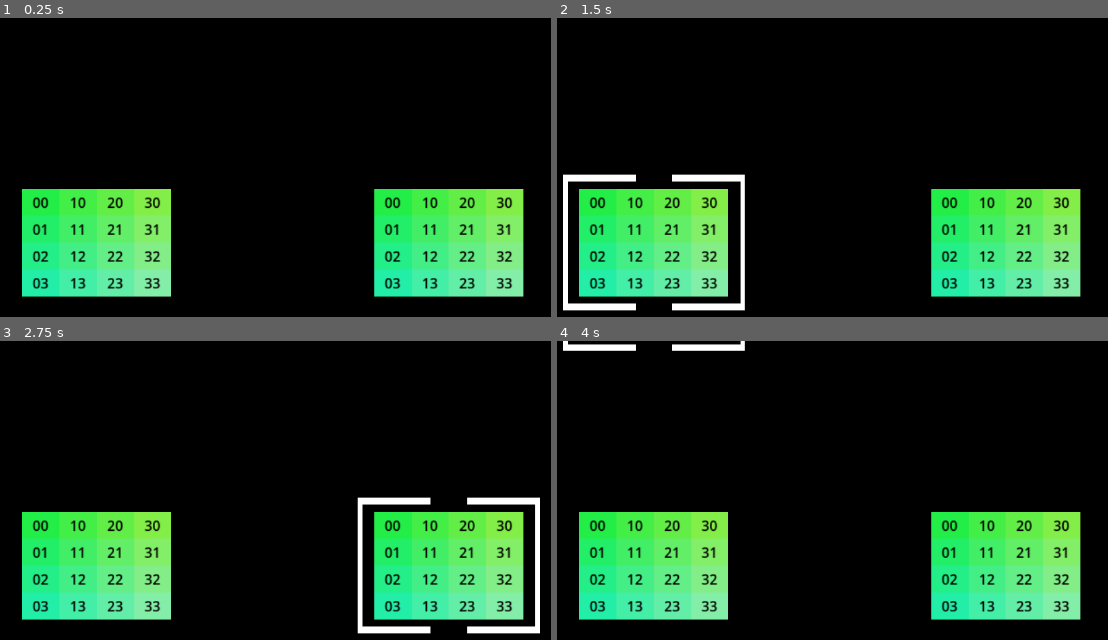
Above: before the commit, frames 1-4 (two rows, left to right).
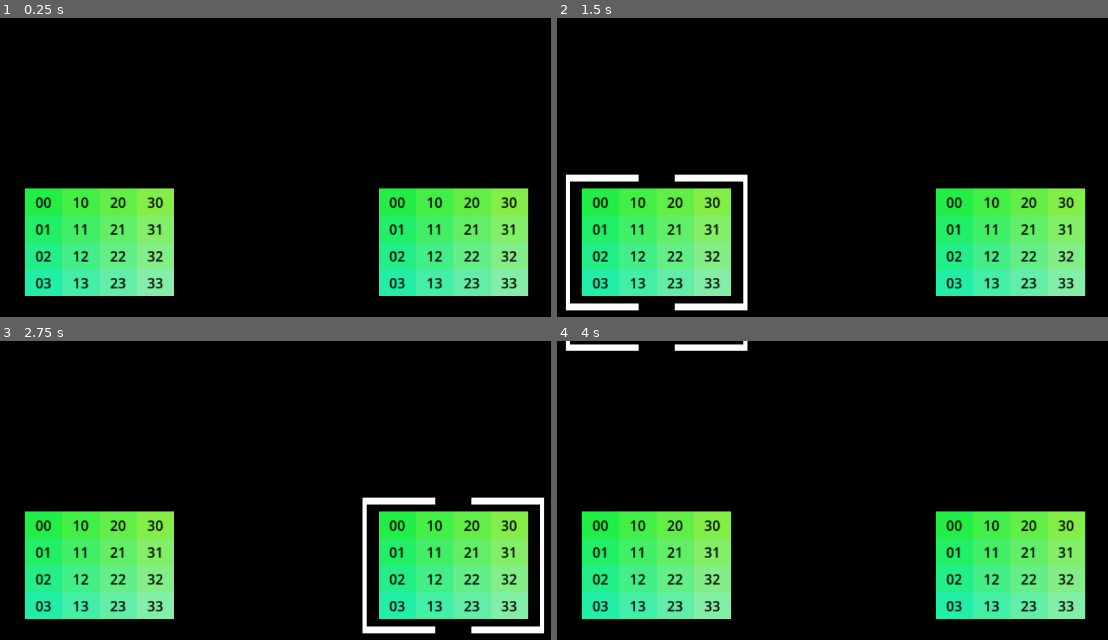
Above: after the commit, the same moments.

Repository: romantic-brutalist/one-last-job
Game: Godot game, scene res://scenes/game.tscn
Same seed, same stepped clock (60 frames per second), same inputs: the game is played once before the commit and once after it.
Inputs (mouse positions are in pixels of both pictures, inside the frame that each line leads up to):
- Up to frame 1 (0.25 s): no input
- Up to frame 2 (1.5 s): tap Enter at 0.5 s; move the mouse to (1008, 221) at 0.52 s; hold D (right) 0.53-1.28 s; tap Space (space) at 0.6, 1.25, 1.35 s; move the mouse to (672, 266) at 1.27 s; hold Down (down) from 1.28 s (still down)
- Up to frame 3 (2.75 s): tap Enter at 2 s; move the mouse to (358, 466) at 2.02 s; release Down (down) at 2.03 s; hold D (right) from 2.03 s (still down); tap Space (space) at 2.1 s
- Up to frame 4 (4 s): tap Space (space) at 2.75, 2.85, 3.6 s; move the mouse to (outside the picture) at 2.77 s; release D (right) at 2.78 s; hold W (up) 2.78-3.53 s; tap Enter at 3.5 s; move the mouse to (1074, 634) at 3.52 s; hold A (left) from 3.53 s (still down)

The runs differ from the first frame. In frame 1, 5.7% of the frame differs, in the area x 3-97%, y 56-94%; in frame 2, 6.8%; in frame 3, 7.3%, in the area x 3-99%, y 52-98%; in frame 4, 5.8%.

Commit message:
box generation working 	alarm and compute boxes added 	margin logic working properly

Diff:
--- a/scenes/game.tscn
+++ b/scenes/game.tscn
@@ -1,8 +1,9 @@
-[gd_scene load_steps=5 format=3 uid="uid://blc5cgewech1m"]
+[gd_scene load_steps=6 format=3 uid="uid://blc5cgewech1m"]
 
 [ext_resource type="Script" uid="uid://b58h5vriouh30" path="res://scripts/game.gd" id="1_uwrxv"]
 [ext_resource type="Shader" uid="uid://dstpbhd2hji7k" path="res://shaders/myshader.gdshader" id="2_yqjtg"]
-[ext_resource type="Script" uid="uid://b8loki1beq8h" path="res://scenes/color_rect_2.gd" id="3_lnu2h"]
+[ext_resource type="Script" uid="uid://b8loki1beq8h" path="res://scripts/color_rect_2.gd" id="3_lnu2h"]
+[ext_resource type="Script" uid="uid://xtnie0prjilp" path="res://scripts/xy_label.gd" id="4_lbhrr"]
 
 [sub_resource type="ShaderMaterial" id="ShaderMaterial_lbhrr"]
 shader = ExtResource("2_yqjtg")
@@ -22,8 +23,8 @@
 anchor_bottom = 0.5
 offset_left = -1166.0
 offset_top = -648.0
-offset_right = 1160.0
-offset_bottom = 650.0
+offset_right = 1166.0
+offset_bottom = 648.0
 grow_horizontal = 2
 grow_vertical = 2
 color = Color(0, 0, 0, 1)
@@ -43,3 +44,10 @@
 offset_bottom = 56.0
 color = Color(0.9862918, 0.50488335, 0.31844193, 1)
 script = ExtResource("3_lnu2h")
+
+[node name="Label" type="Label" parent="."]
+offset_left = -20.0
+offset_top = 589.0
+offset_right = 20.0
+offset_bottom = 612.0
+script = ExtResource("4_lbhrr")
--- a/scripts/box.gd
+++ b/scripts/box.gd
@@ -2,6 +2,7 @@
 
 const BASE := Color("#23ee47")
 const COMPUTE := Color("fc8151")
+const ALARM := Color.RED
 const STEP := 128.0 / 255.0 / 4.0
 
 var cells: Array[ColorRect] = []
@@ -13,19 +14,25 @@
 
 
 func setup(_type: String, _position: Vector2, _size: Vector2 = Vector2(175, 125), ib_count: Vector2 = Vector2(4, 4)) -> void:
+	# Here _size is the size of the outerbox, inner box sizer are calculated within the function
 	var ib_box_size: Vector2 = floor(_size / ib_count)
-	var ib_initial_pos: Vector2 = -2 * ib_box_size
+	var ib_initial_pos: Vector2 = -1 * (ib_count / 2) * ib_box_size
 	var _color: Color
 	if _type == "cells":
 		_color = BASE
 	elif _type == "compute":
 		_color = COMPUTE
+	elif _type == "alarm":
+		_color = ALARM
+
 	for i in range(ib_count.x):
 		for j in range(ib_count.y):
 			# print(i, j)
 			var rect := ColorRect.new()
 			rect.size = ib_box_size
 			rect.position = ib_initial_pos + ib_box_size * Vector2(i, j)
+			if _type == "compute":
+				print("INITIAL_POS", ib_initial_pos)
 			rect.color = Color(_color.r + STEP * i, _color.g, _color.b + STEP * j)
 			# print(rect.color)
 
--- a/scripts/game.gd
+++ b/scripts/game.gd
@@ -13,6 +13,7 @@
 var selector_scale: Vector2
 var box_count_cells: Vector2 = Vector2(4, 3)
 var box_count_compute: Vector2 = Vector2(1, 10)
+var box_count_alarm: Vector2 = Vector2(1, 10)
 var init_margin: Vector4 = Vector4(0.2, 0.8, 0.2, 0.8)
 
 
@@ -24,6 +25,7 @@
 	$Selector.size = box_size * selector_scale
 	var cell_positions: Array[Vector2] = generate_grid_positions(plain_size, box_count_cells, box_size, init_margin)
 	for box_position in cell_positions:
+		# draw_box_borders(box_position - box_size / 2, box_size)
 		print(box_position)
 		var box1: Node2D = box_scene.instantiate()
 		box1.setup("cells", box_position)
@@ -32,13 +34,24 @@
 		cells.append(box_position)
 	$Selector.position = cells[selector_pos.x * box_count_cells.y + selector_pos.y] - box_size * (selector_scale / 2)
 
-	var cell_positions_compute: Array[Vector2] = generate_grid_positions(plain_size, box_count_compute, box_size / 4, Vector4(0.025, 0.175, 0.1, 0.9), true)
+	var cell_positions_compute: Array[Vector2] = generate_grid_positions(plain_size, box_count_compute, box_size / 4, Vector4(0.025, 0.175, 0.1, 0.9))
 	for compute_box_position in cell_positions_compute:
 		print(compute_box_position)
+		# draw_box_borders(compute_box_position - box_size / 8, box_size / 4)
 		var box2: Node2D = box_scene.instantiate()
 		box2.setup("compute", compute_box_position, box_size / 4, Vector2(1, 1))
 		boxes_compute.append(box2)
 		$boxes.add_child(box2)
+
+	var cell_positions_alarm: Array[Vector2] = generate_grid_positions(plain_size, box_count_alarm, box_size / 4, Vector4(0.825, 0.975, 0.1, 0.9))
+	for alarm_box_position in cell_positions_alarm:
+		print(alarm_box_position)
+		# draw_box_borders(alarm_box_position - box_size / 8, box_size / 4)
+		var box2: Node2D = box_scene.instantiate()
+		box2.setup("alarm", alarm_box_position, box_size / 4, Vector2(1, 1))
+		boxes_alarm.append(box2)
+		$boxes.add_child(box2)
+
 	print("BOX_COUNT:", box_count)
 
 
@@ -65,37 +78,41 @@
 
 func generate_grid_positions(
 		_plain_size: Vector2,
-		_box_count,
+		_box_count: Vector2,
 		_box_size: Vector2 = Vector2(175, 125),
 		margin_ratio: Vector4 = Vector4(0.1, 0.9, 0.1, 0.9),
 		verbose: bool = false,
 ) -> Array[Vector2]:
+	#TODO: in the future if i switched to varying max box counts for the compute and alarm grids i should implement a snap to lrtb but keep span formatting
 	var positions: Array[Vector2]
 
 	var margin: Vector4 = Vector4(_plain_size.x, _plain_size.x, _plain_size.y, _plain_size.y) * margin_ratio
-	print("MARGIN:", margin)
 	if verbose:
 		draw_v_line($ColorRect.position.x + margin.x)
 		draw_v_line($ColorRect.position.x + margin.y)
 		draw_h_line($ColorRect.position.y + margin.z)
 		draw_h_line($ColorRect.position.y + margin.w)
 
-	var span: Vector2 = floor((_plain_size * Vector2(margin_ratio.y - margin_ratio.x, margin_ratio.w - margin_ratio.z) - _box_size) / (_box_count - Vector2(1, 1)).max(Vector2(1, 1)))
-	print("SPAN:", span)
-	var grid_start: Vector2 = $ColorRect.position + Vector2(margin.x, margin.z) + _box_size / 2
-	draw_v_line(grid_start.x, Color.BLUE)
-	draw_h_line(grid_start.y, Color.BLUE)
-	print("GRID START:", $ColorRect.position + Vector2(margin.x, margin.z) + _box_size / 2)
+	var span: Vector2 = (_plain_size * Vector2(margin_ratio.y - margin_ratio.x, margin_ratio.w - margin_ratio.z) - _box_size) / (_box_count - Vector2(1, 1)).max(Vector2(1, 1))
+	var starting_span: Vector2 = Vector2(int(_box_count.x == 1), int(_box_count.y == 1)) * span / 2
+	var grid_start: Vector2 = $ColorRect.position + Vector2(margin.x, margin.z) + _box_size / 2 + starting_span
+	if verbose:
+		print("BOX COUNT", _box_count)
+		print("MARGIN:", margin)
+		print("SPAN:", span)
+		print("STARTiNG SPAN", Vector2(int(_box_count.x == 1), int(_box_count.y == 1)), Vector2(int(_box_count.x == 1), int(_box_count.y == 1)) * span / 2)
+		draw_v_line(grid_start.x, Color.BLUE)
+		draw_h_line(grid_start.y, Color.BLUE)
+		print("GRID START:", $ColorRect.position + Vector2(margin.x, margin.z) + _box_size / 2)
 	for i in range(_box_count.x):
 		for j in range(_box_count.y):
-			var box_pos: Vector2 = $ColorRect.position + Vector2(margin.x, margin.z) + _box_size / 2 + span * Vector2(i, j)
+			var box_pos: Vector2 = grid_start + span * Vector2(i, j)
 			positions.append(box_pos)
-			print("Box pos idx|", i, j, box_pos)
+			if verbose:
+				print("Box pos idx|", i, j, box_pos)
 	return positions
 
 
-# func _process(delta: float) -> void:
-# 	print($boxes.get_child(0).get_child(0).color)
 func draw_v_line(x_pos: float, color: Color = Color.RED) -> void:
 	var line = Line2D.new()
 	line.add_point(Vector2(x_pos, -1000))
@@ -105,8 +122,20 @@
 	add_child(line)
 
 
-# func _process(delta: float) -> void:
-# 	print($boxes.get_child(0).get_child(0).color)
+func draw_box_borders(_pos: Vector2, _size: Vector2) -> void:
+	var bottom_right: Vector2 = _pos + _size
+	var corners: Array[Vector2] = corner_pairs(_pos, bottom_right)
+	for i in range(4):
+		var corner1 = corners[i % 4]
+		var corner2 = corners[(i + 1) % 4]
+		var line = Line2D.new()
+		line.add_point(corner1)
+		line.add_point(corner2)
+		line.default_color = Color.YELLOW
+		line.width = 2.0
+		add_child(line)
+
+
 func draw_h_line(y_pos: float, color: Color = Color.RED) -> void:
 	var line = Line2D.new()
 	line.add_point(Vector2(-2000, y_pos))
@@ -114,3 +143,11 @@
 	line.default_color = color
 	line.width = 2.0
 	add_child(line)
+
+
+func corner_pairs(a: Vector2, b: Vector2) -> Array[Vector2]:
+	var out: Array[Vector2] = []
+	for x in [a.x, b.x]:
+		for y in [a.y, b.y]:
+			out.append(Vector2(x, y))
+	return out
--- /dev/null
+++ b/scripts/xy_label.gd
@@ -0,0 +1,10 @@
+extends Label
+
+## Shows the cursor position with the center of the ColorRect "screen" as (0, 0).
+
+@onready var _screen: ColorRect = $"../ColorRect"
+
+func _process(_delta: float) -> void:
+	var center: Vector2 = _screen.global_position + _screen.size / 2.0
+	var rel: Vector2 = (get_global_mouse_position() - center).floor()
+	text = "x: %d  y: %d" % [rel.x, rel.y]
Renamed: scenes/color_rect_2.gd -> scripts/color_rect_2.gd
